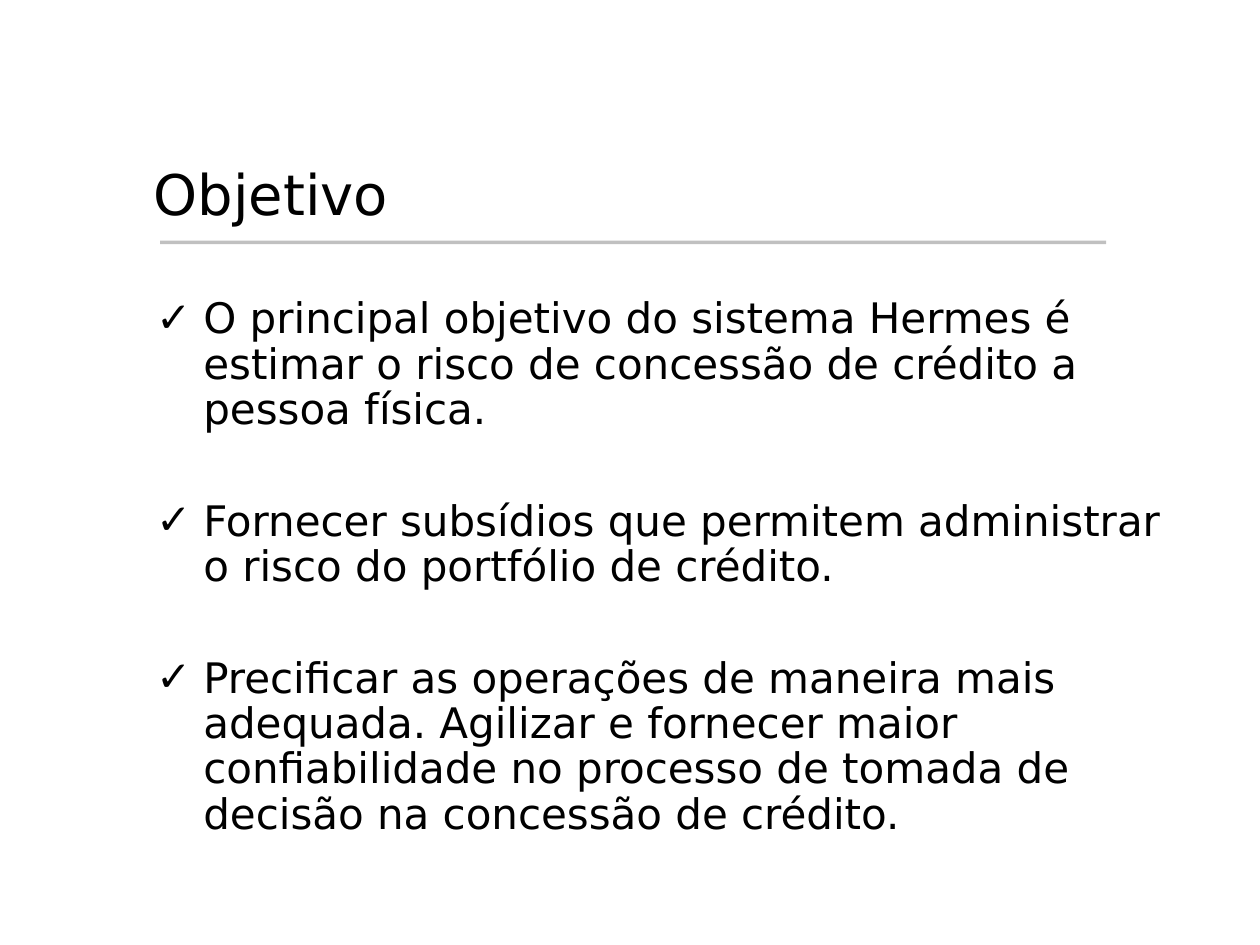
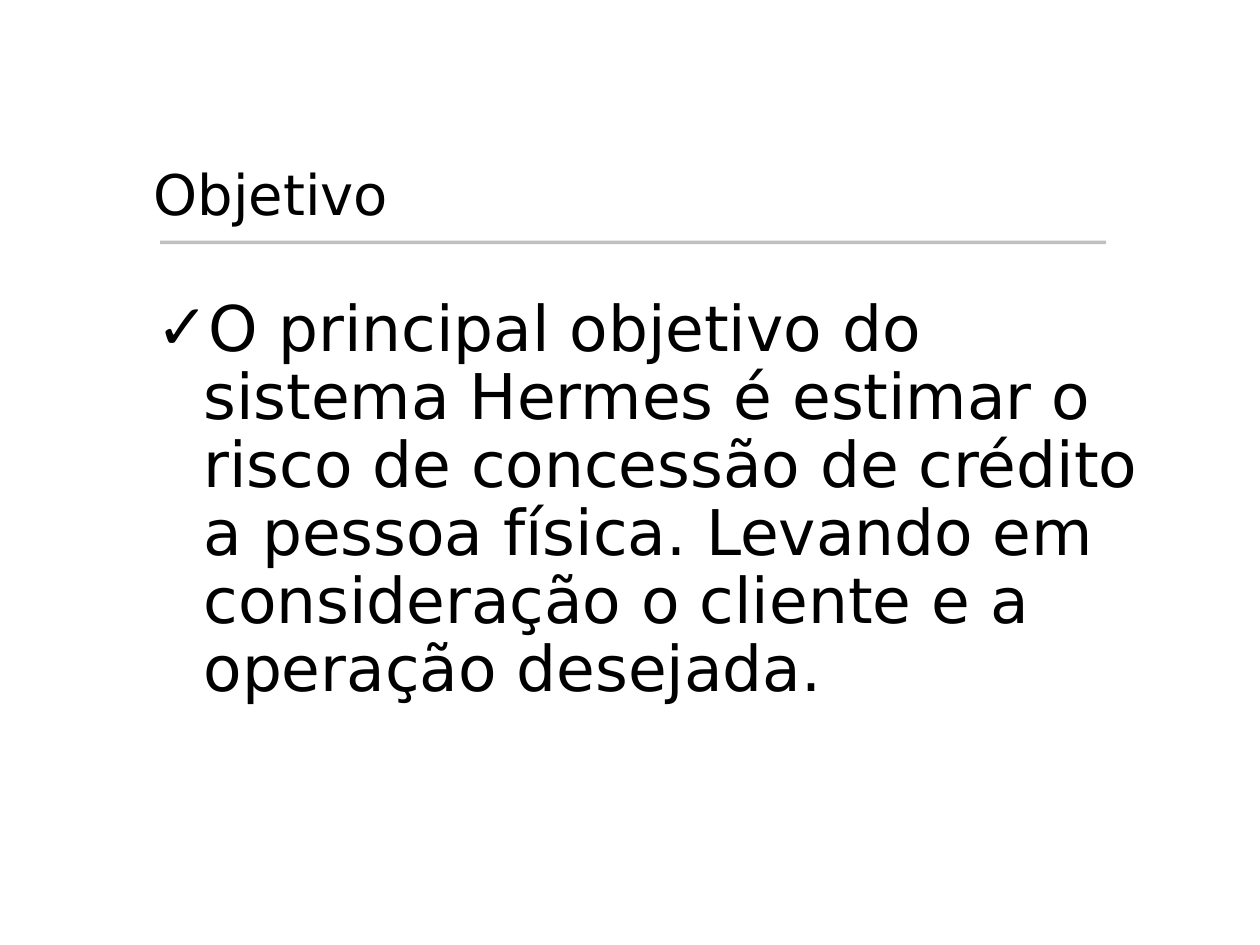
Before and after one commit to rcabral/creditanalyst, a slide deck: slide 4 of Apresentacao_Hermes/Apresentacao_Hermes.ppt. Drawn at 1260x945 pixels with LibreOffice and Linux fonts; fonts in the diff are those of the drawing; background and template pictures are left out. Boxes give left, top, right and bottom in pixels: in the first picture for what was removed or moved away, otherwise in the second. Text is boxed around its words. In the diff, an @@ line names an element or a change of style, - is before the commit and + after.

```diff
--- a/Apresentacao_Hermes/Apresentacao_Hermes.ppt
+++ b/Apresentacao_Hermes/Apresentacao_Hermes.ppt
@@ text at bbox=[156, 303, 1137, 704]: text changed; size 24 to 36 pt @@
-✓ O principal objetivo do sistema Hermes é estimar o risco de concessão de crédito a pessoa física.
-✓ Fornecer subsídios que permitem administrar o risco do portfólio de crédito.
-✓ Precificar as operações de maneira mais adequada. Agilizar e fornecer maior confiabilidade no processo de tomada de decisão na concessão de crédito.
+✓ O principal objetivo do sistema Hermes é estimar o risco de concessão de crédito a pessoa física. Levando em consideração o cliente e a operação desejada.
```
Also in this commit, not shown: 11 other slides changed, 2 slides added, 2 slides removed.
